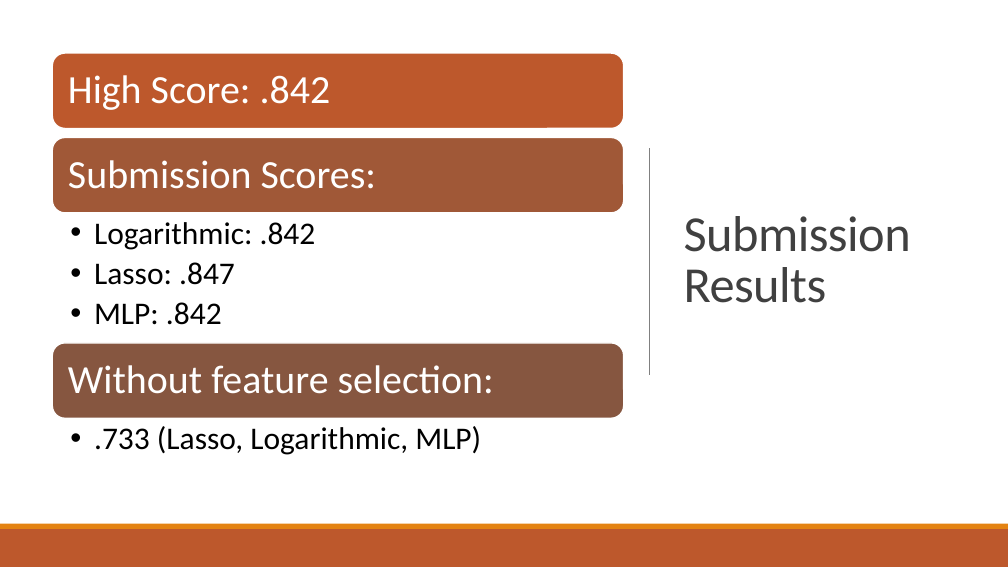
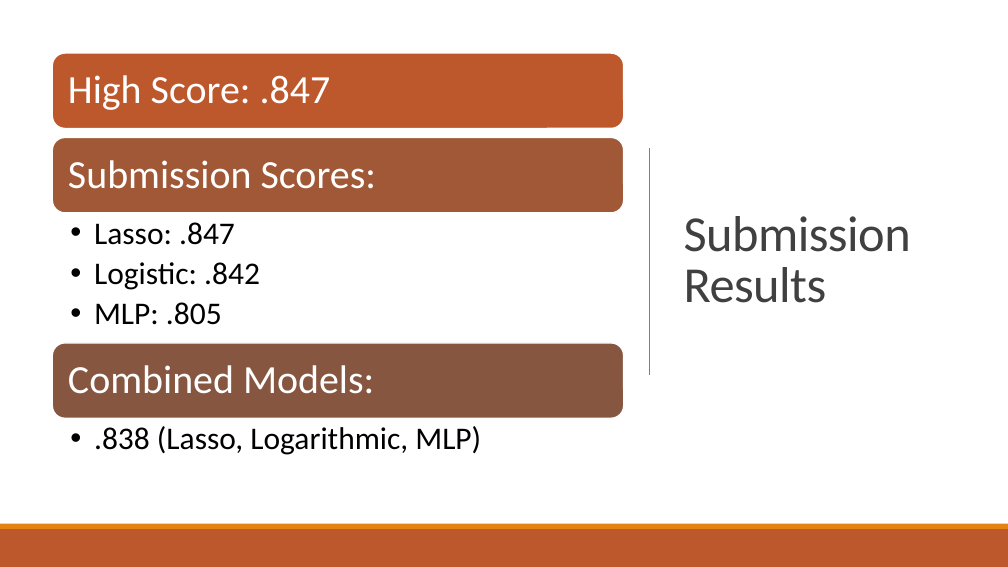
Before and after one commit to suong4554/Machine-Learning-Poly-U, a slide deck: slide 11 of Presentation.pptx (slide 12 before the commit). Drawn at 1008x567 pixels with LibreOffice and Linux fonts; fonts in the diff are those of the drawing. Boxes give left, top, right and bottom in pixels: in the first picture for what was removed or moved away, otherwise in the second. Text is boxed around its words. In the diff, an @@ line names an element or a change of style, - is before the commit and + after.

```diff
--- a/Presentation.pptx
+++ b/Presentation.pptx
@@ text at [68,75,331,110]: text changed @@
-High Score: .842
+High Score: .847
@@ text at [94,222,316,250]: paragraph removed @@
-  • Logarithmic: .842
@@ text at [94,262,260,325]: text changed @@
-  • MLP: .842
+  • Logistic: .842
+  • MLP: .805
@@ text at [68,365,374,394]: text changed @@
-Without feature selection:
+Combined Models:
@@ text at [94,426,481,455]: text changed @@
-  • .733 (Lasso, Logarithmic, MLP)
+  • .838 (Lasso, Logarithmic, MLP)
```
Also in this commit, not shown: 6 other slides changed, 1 slide added, 1 slide removed, 7 other files.
